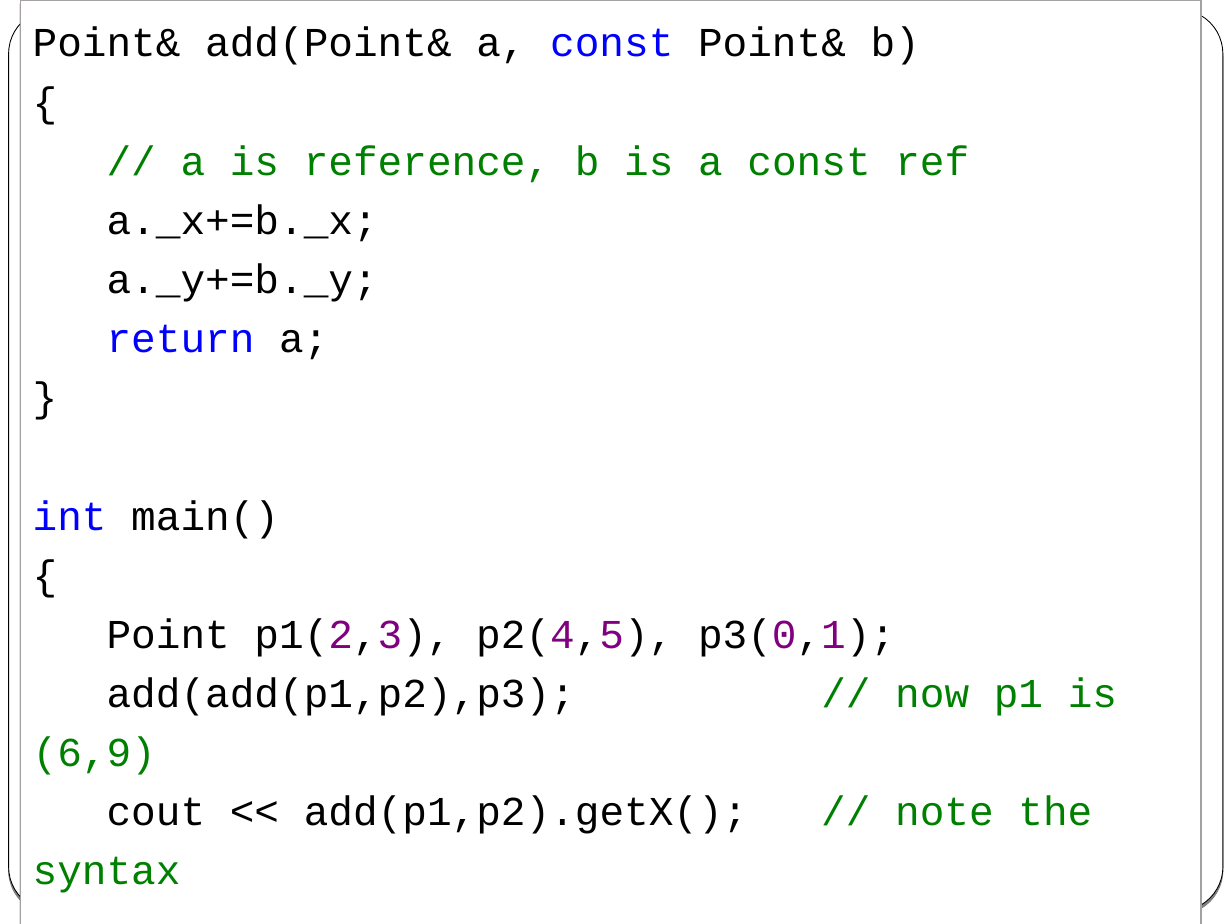
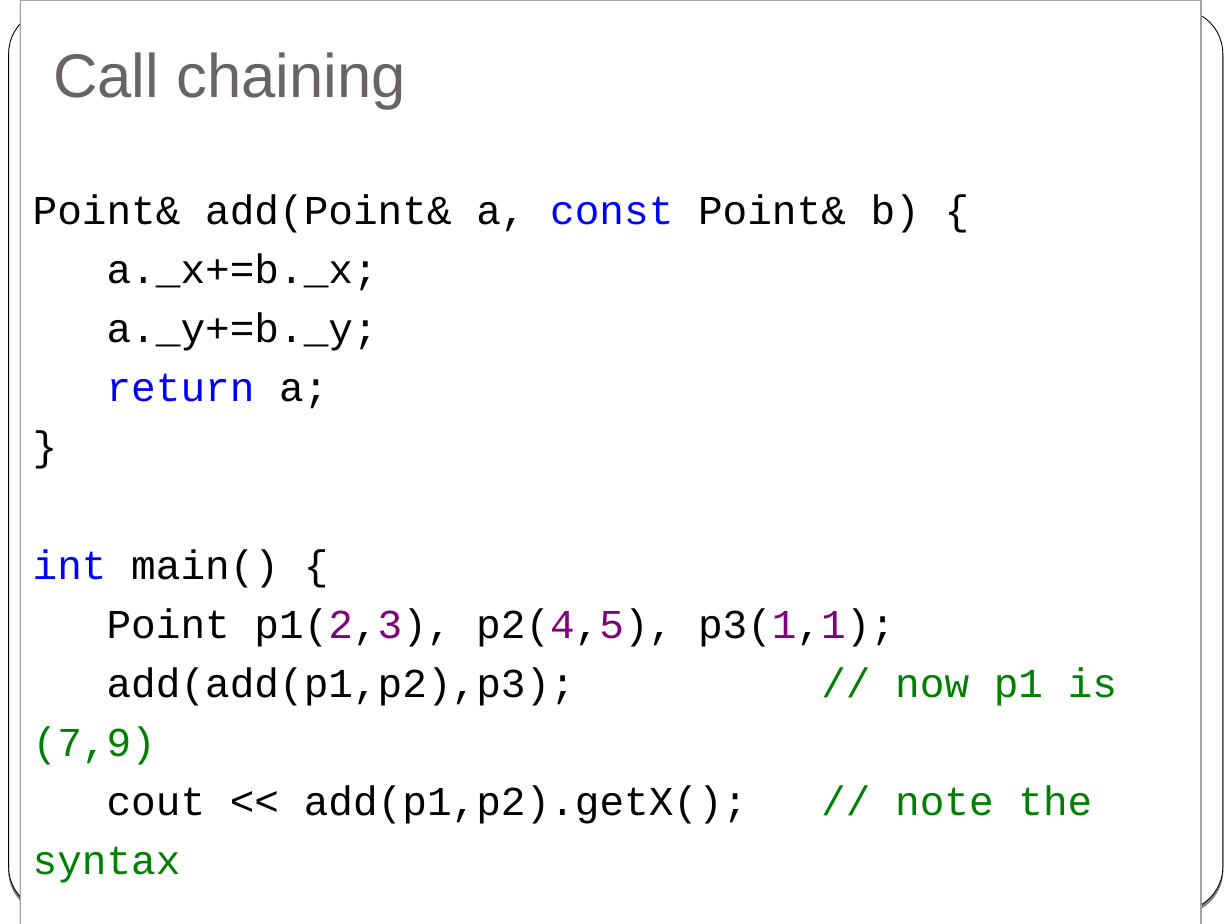
Before and after one commit to cpp-at-ariel/cpp-5779, a slide deck: slide 15 of 03-reference-const/slides-2-reference.odp. Drawn at 1232x924 pixels with LibreOffice and Linux fonts; fonts in the diff are those of the drawing. Boxes give left, top, right and bottom in pixels: in the first picture for what was removed or moved away, otherwise in the second. Text is boxed around its words. In the diff, an @@ line names an element or a change of style, - is before the commit and + after.

```diff
--- a/03-reference-const/slides-2-reference.odp
+++ b/03-reference-const/slides-2-reference.odp
@@ title added at [53,52,405,109], 36 pt, text #696464 @@
+Call chaining
@@ text in rectangle at [33,194,1117,883]: text changed @@
-Point& add(Point& a, const Point& b)
-{
-// a is reference, b is a const ref
-a._x+=b._x;
-a._y+=b._y;
-return a;
-}
-int main()
-{
-Point p1(2,3), p2(4,5), p3(0,1);
-add(add(p1,p2),p3); // now p1 is (6,9)
-cout << add(p1,p2).getX(); // note the syntax
+Point& add(Point& a, const Point& b) {
+a._x+=b._x;
+a._y+=b._y;
+return a;
+}
+int main() {
+Point p1(2,3), p2(4,5), p3(1,1);
+add(add(p1,p2),p3); // now p1 is (7,9)
+cout << add(p1,p2).getX(); // note the syntax
```
Also in this commit, not shown: 3 other slides changed, 1 slide added, 9 slides removed, 13 other files.
